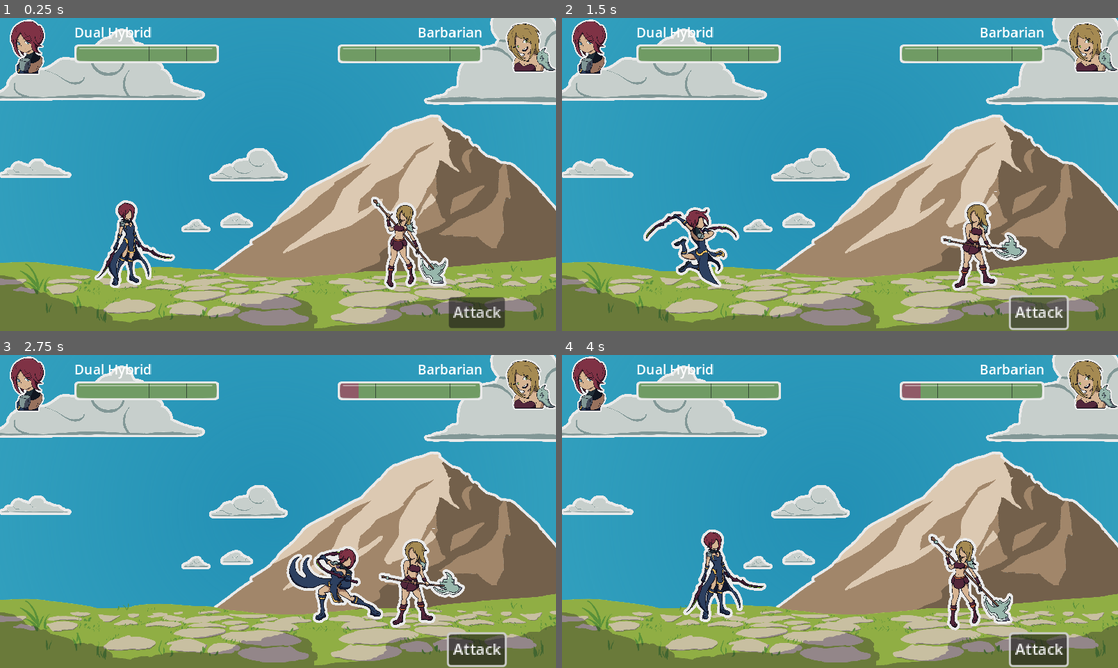
Above: before the commit, frames 1-4 (two rows, left to right).
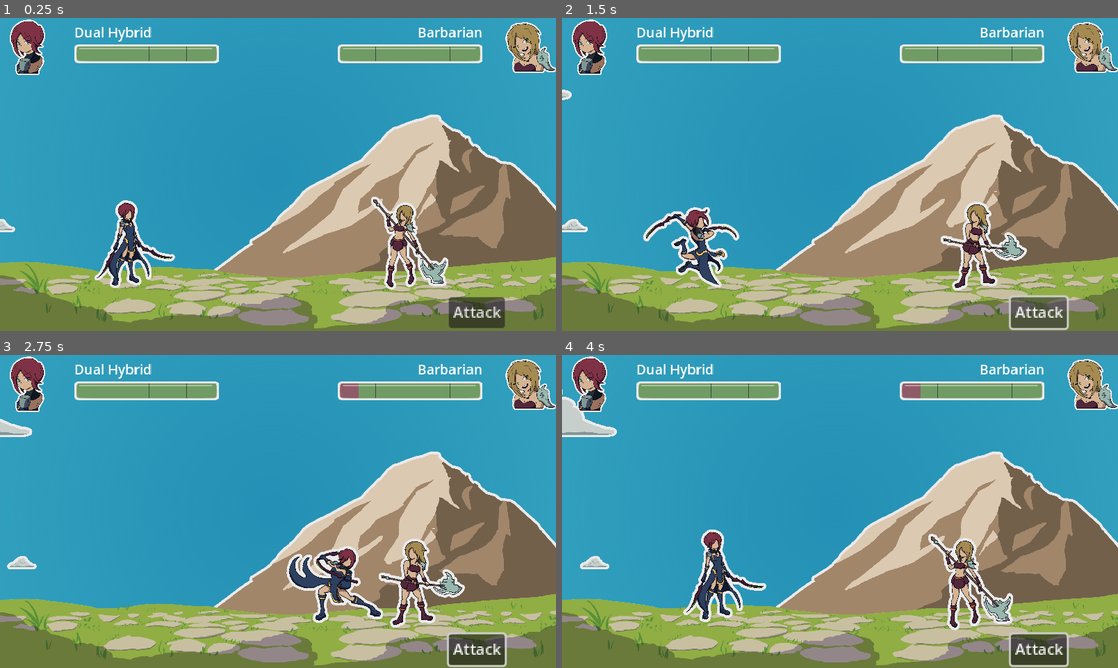
Above: after the commit, the same moments.

Repository: MajorZiploc/sticker_book_moments
Game: Godot game, scene res://lvls/battle_scene.tscn
The game is run twice, just before and just after one commit, with the same random seed, the same clock (stepped at 60 frames per second) and the same inputs.
Inputs (mouse positions are in pixels of both pictures, inside the frame that each line leads up to):
- Up to frame 1 (0.25 s): no input
- Up to frame 2 (1.5 s): tap Enter (ui_accept) at 0.5, 0.77 s; move the mouse to (962, 158) at 0.52 s; hold D (right) 0.53-1.25 s; hold F 0.53-1.25 s; click (962, 158) at 0.67 s; click "Attack" at 1.25 s
- Up to frame 3 (2.75 s): move the mouse to (166, 527) at 2.02 s; hold S (down) from 2.03 s (still down); tap Space at 2.1 s; tap Enter (ui_accept) at 2.27 s
- Up to frame 4 (4 s): move the mouse to (895, 442) at 2.77 s; release S (down) at 2.78 s; hold D (right) 2.78-3.53 s; hold F 2.78-3.53 s; move the mouse to (812, 574) at 3.52 s; hold W (up) from 3.53 s (still down); tap Space at 3.6 s; click (812, 574) at 3.67 s; tap Enter (ui_accept) at 3.77 s

The runs differ from the first frame. In frame 1, 9.0% of the frame differs, in the area x 0-100%, y 0-69%; in frame 2, 9.1%; in frame 3, 9.0%; in frame 4, 9.0%.

Commit message:
+cloud_movement

Diff:
--- a/lvls/battle_scene.gd
+++ b/lvls/battle_scene.gd
@@ -18,6 +18,20 @@
     self.name = name;
     self.bust = bust;
 
+class Background:
+  var lg_clouds: Array[Sprite2D];
+  var md_clouds: Array[Sprite2D];
+  var sm_clouds: Array[Sprite2D];
+  func _init(lg_clouds: Array[Sprite2D], md_clouds: Array[Sprite2D], sm_clouds: Array[Sprite2D]):
+    self.lg_clouds = lg_clouds;
+    self.md_clouds = md_clouds;
+    self.sm_clouds = sm_clouds;
+
+@onready var background = Background.new(
+  [$bg_root/lg_cloud_2, $bg_root/lg_cloud],
+  [$bg_root/md_cloud_2, $bg_root/md_cloud],
+  [$bg_root/sm_cloud_2, $bg_root/sm_cloud],
+);
 @onready var player = CombatUnit.new(
   $path_left/path_follow/battle_char,
   $path_left/path_follow,
@@ -49,6 +63,7 @@
 
 # Called when the node enters the scene tree for the first time.
 func _ready():
+  _init_bg();
   player.unit_data = CombatUnitData.entries[CombatUnitData.Type.DUAL_HYBRID];
   npc.unit_data = CombatUnitData.entries[CombatUnitData.Type.TWO_HANDED_AXER];
   player.char.update_sprite_texture(player.unit_data.sprite_path);
@@ -127,3 +142,26 @@
   elif !parry_attempted:
     parry_attempted = true;
     parry_attempted_ratio = npc.path_follow.progress_ratio;
+
+func _init_bg_cloud_movements(clouds: Array[Sprite2D], start_x: float, end_x: float, total_move_secs: float, spacer: float):
+  for cloud in clouds:
+    cloud.position.x = start_x;
+    cloud.visible = true;
+    var timer_wait = total_move_secs * spacer;
+    var tween = create_tween();
+    tween.tween_property(cloud, "position:x", end_x, total_move_secs).set_trans(Tween.TRANS_LINEAR);
+    tween.tween_callback(func(): cloud.position.x = start_x).set_delay(0.1);
+    tween.set_loops(-1);
+    await get_tree().create_timer(timer_wait).timeout;
+
+func _hide_bg_eles(sprites: Array[Sprite2D]):
+  for sprite in sprites:
+    sprite.visible = false;
+
+func _init_bg():
+  _hide_bg_eles(background.lg_clouds);
+  _hide_bg_eles(background.md_clouds);
+  _hide_bg_eles(background.sm_clouds);
+  _init_bg_cloud_movements(background.lg_clouds, -1200, 3300, 60, 0.6);
+  _init_bg_cloud_movements(background.md_clouds, 2800, -1000, 65, 0.5);
+  _init_bg_cloud_movements(background.sm_clouds, -700, 2500, 90, 0.1);
--- a/lvls/battle_scene.tscn
+++ b/lvls/battle_scene.tscn
@@ -51,15 +51,21 @@
 grow_vertical = 2
 
 [node name="skybox" type="TextureRect" parent="bg_root"]
+layout_mode = 0
 offset_left = -805.0
 offset_top = -1032.0
 offset_right = 1695.0
 offset_bottom = 468.0
 texture = ExtResource("3_iguue")
 
-[node name="lg_cloud" type="Sprite2D" parent="bg_root"]
-position = Vector2(1604, -746)
-texture = ExtResource("4_t31yk")
+[node name="sm_cloud" type="Sprite2D" parent="bg_root"]
+position = Vector2(288, -91)
+texture = ExtResource("7_fq0pl")
+hframes = 2
+
+[node name="sm_cloud_2" type="Sprite2D" parent="bg_root"]
+position = Vector2(119, -73)
+texture = ExtResource("7_fq0pl")
 hframes = 2
 frame = 1
 
@@ -72,27 +78,23 @@
 texture = ExtResource("4_e8mo6")
 
 [node name="floor" type="TextureRect" parent="bg_root"]
+layout_mode = 0
 offset_left = -807.0
 offset_top = -1085.0
 offset_right = 1693.0
 offset_bottom = 415.0
 texture = ExtResource("4_tlgk2")
 
+[node name="lg_cloud" type="Sprite2D" parent="bg_root"]
+position = Vector2(1604, -746)
+texture = ExtResource("4_t31yk")
+hframes = 2
+frame = 1
+
 [node name="lg_cloud_2" type="Sprite2D" parent="bg_root"]
 position = Vector2(-278, -762)
 texture = ExtResource("4_t31yk")
 hframes = 2
-
-[node name="sm_cloud" type="Sprite2D" parent="bg_root"]
-position = Vector2(288, -91)
-texture = ExtResource("7_fq0pl")
-hframes = 2
-
-[node name="sm_cloud_2" type="Sprite2D" parent="bg_root"]
-position = Vector2(119, -73)
-texture = ExtResource("7_fq0pl")
-hframes = 2
-frame = 1
 
 [node name="md_cloud" type="Sprite2D" parent="bg_root"]
 position = Vector2(333, -308)
